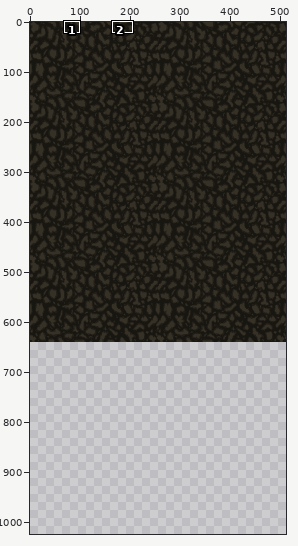
Pixel-art file: assets/cavebg.aseprite. The picture above shows the old version from afar; the outline marks the close-up.
Close-up. The starting point:
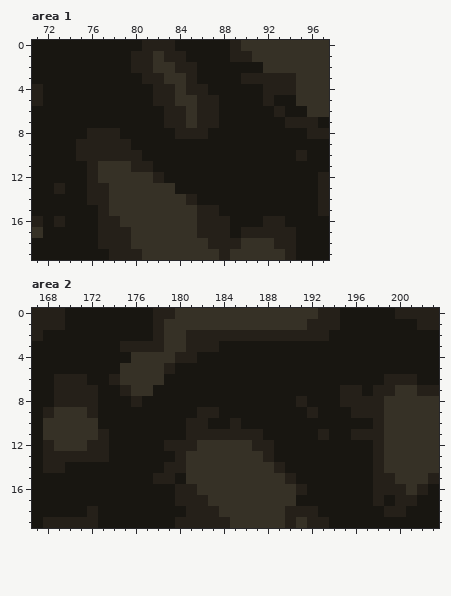
512x640 pixels, 1 frame. Colours within 5 levels of each other are drawn and written as one. Shown: area 1: x 71..97, y 0..19; area 2: x 167..203, y 0..19. The old version is drawn lined up with the new one, on the new canvas. The commit also changed other parts of the picture, which this record leaves out.
After:
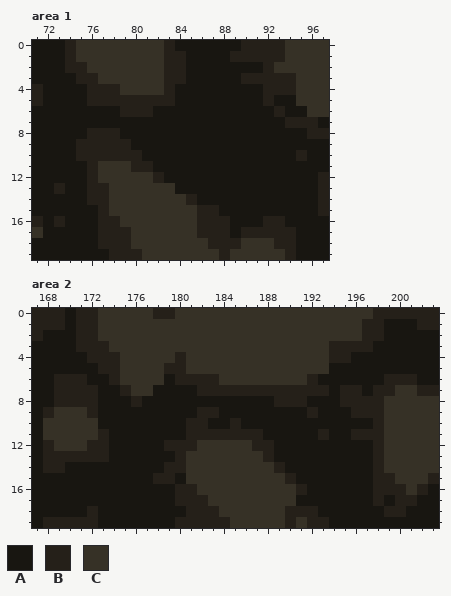
Palette (. is transparent): A #181611  B #252019  C #363126
What changed:
canvas 512x640 -> 512x1024
Area 1:
Colour B gives way to colour A in row 0 at x 89; in rows 2 to 3 at x 85; in row 4 at x 85 to 86; in row 5 at x 86 to 87; in rows 6 to 7 at x 83 to 84 and 86 to 87; in row 8 at x 84 to 86.
Colour C gives way to colour A in row 4 at x 84; in row 5 at x 84 to 85; in rows 6 to 7 at x 85.
Colour A gives way to colour B in rows 0 to 1 at x 74; in row 2 at x 74 to 75; in row 3 at x 75 to 76; in row 4 at x 76 to 78; in row 5 at x 76 to 81; in row 6 at x 79 to 81.
Colour C gives way to colour B in row 0 at x 90 to 93; in row 1 at x 91 to 93; in row 2 at x 83 and 92; in row 3 at x 83 to 84.
Colour A gives way to colour C in row 0 at x 75 to 80; in row 1 at x 75 to 79; in row 2 at x 76 to 79; in row 3 at x 77 to 80; in row 4 at x 79 to 81.
Colour B gives way to colour C in row 0 at x 81 to 82; in rows 1 to 2 at x 80 to 81; in row 3 at x 81 to 82; in row 4 at x 82.
Area 2:
Colour A gives way to colour B in row 0 at x 171 to 172 and 198 to 199; in rows 1 to 2 at x 171 to 172 and 197 to 198; in row 3 at x 171 to 173 and 194 to 197; in row 4 at x 172 to 174 and 194 to 195; in row 5 at x 173 to 174 and 180; in row 6 at x 180 to 183 and 192.
Colour A gives way to colour B in row 7 at x 182 to 193; in row 8 at x 189 to 190.
Colour A gives way to colour C in row 0 at x 173 to 177 and 195 to 197; in row 1 at x 173 to 177 and 195 to 196; in row 2 at x 173 to 177 and 194 to 196; in row 3 at x 174 and 184 to 193; in row 4 at x 175 and 182 to 193; in row 5 at x 181 to 193.
Colour A gives way to colour C in row 6 at x 184 to 191.
Colour B gives way to colour C in row 0 at x 193 to 194; in row 1 at x 178 and 192 to 194; in row 2 at x 178 and 181 to 193; in row 3 at x 175 to 178 and 181 to 183; in row 4 at x 181.
